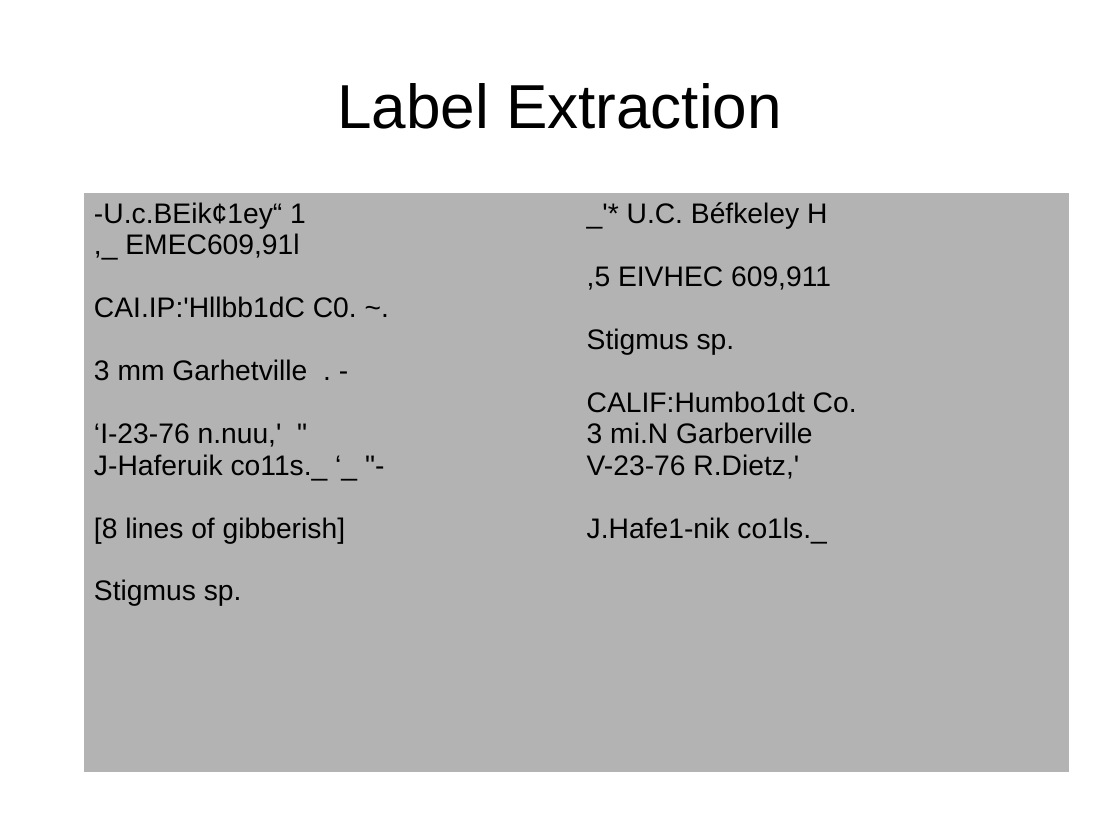
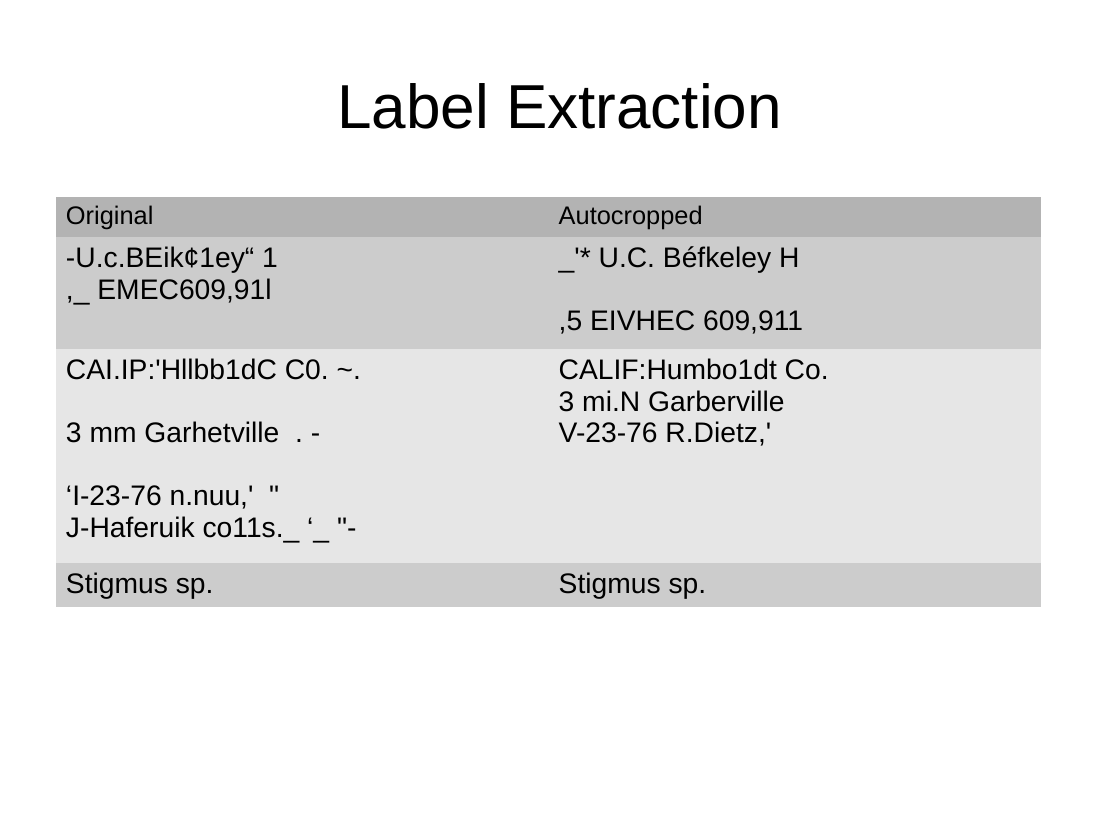
Before and after one commit to idigbio-aocr/LabelExtraction, a slide deck: slide 27 of HackathonPresentation.odp. Drawn at 1120x840 pixels with LibreOffice and Linux fonts; fonts in the diff are those of the drawing. Boxes give left, top, right and bottom in pixels: in the first picture for what was removed or moved away, otherwise in the second. Text is boxed around its words. In the diff, an @@ line names an element or a change of style, - is before the commit and + after.

```diff
--- a/HackathonPresentation.odp
+++ b/HackathonPresentation.odp
@@ table at (56, 196, 1042, 603) @@
-row 1: -U.c.BEik¢1ey“ 1 / ,_ EMEC609,91l / CAI.IP:'Hllbb1dC C0. ~. / 3 mm Garhetville . - / ‘I-23-76 n.nuu,' " / J-Haferuik co11s._ ‘_ "- / [8 lines of gibberish] / Stigmus sp. | _'* U.C. Béfkeley H / ,5 EIVHEC 609,911 / Stigmus sp. / CALIF:Humbo1dt Co. / 3 mi.N Garberville / V-23-76 R.Dietz,' / J.Hafe1-nik co1ls._
+row 1: Original | Autocropped
+row 2: -U.c.BEik¢1ey“ 1 / ,_ EMEC609,91l | _'* U.C. Béfkeley H / ,5 EIVHEC 609,911
+row 3: CAI.IP:'Hllbb1dC C0. ~. / 3 mm Garhetville . - / ‘I-23-76 n.nuu,' " / J-Haferuik co11s._ ‘_ "- | CALIF:Humbo1dt Co. / 3 mi.N Garberville / V-23-76 R.Dietz,'
+row 4: Stigmus sp. | Stigmus sp.
@@ table: place and size @@
-table at (84, 193, 1070, 772)
+table at (56, 196, 1042, 603)
```
Also in this commit, not shown: 2 other slides changed, 3 slides added, 3 slides removed.
